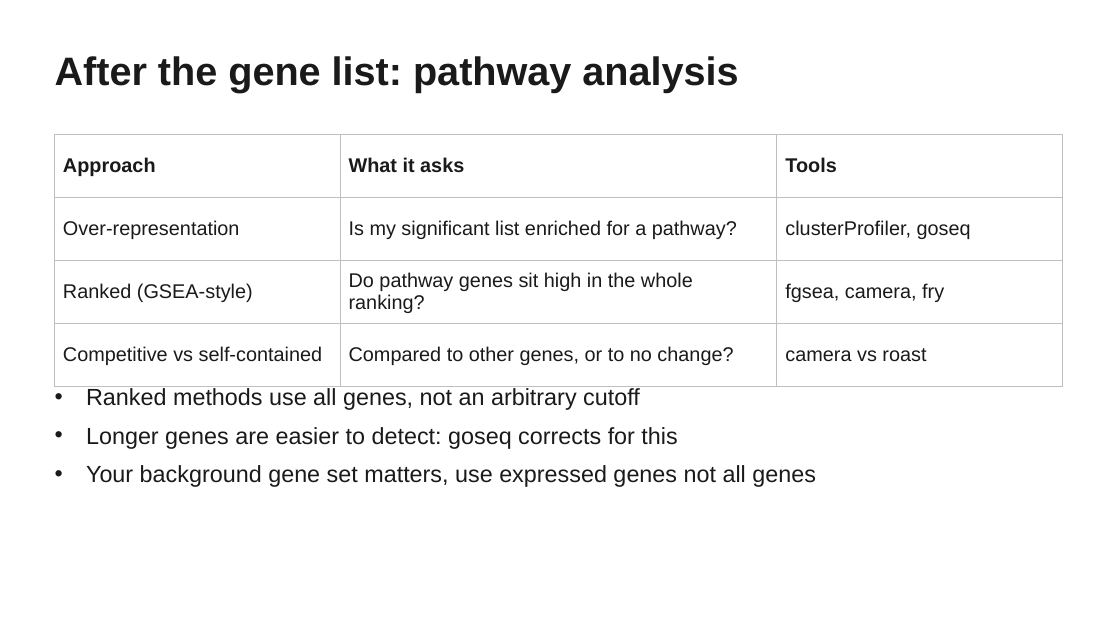
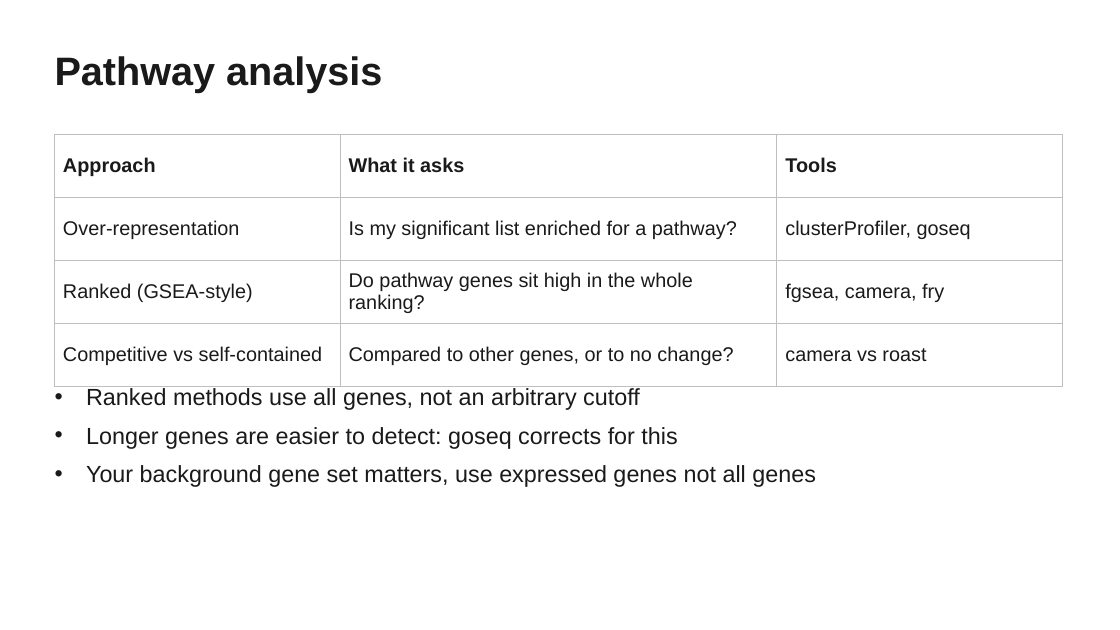
Before and after one commit to savannahmwesigwa/bulk-rnaseq-course, a slide deck: slide 9 of slides/bulk_rnaseq_appendix.pptx. Drawn at 1120x630 pixels with LibreOffice and Linux fonts; fonts in the diff are those of the drawing. Boxes give left, top, right and bottom in pixels: in the first picture for what was removed or moved away, otherwise in the second. Text is boxed around its words. In the diff, an @@ line names an element or a change of style, - is before the commit and + after.

```diff
--- a/slides/bulk_rnaseq_appendix.pptx
+++ b/slides/bulk_rnaseq_appendix.pptx
@@ text at [55, 56, 382, 92]: text changed @@
-After the gene list: pathway analysis
+Pathway analysis
```
Also in this commit, not shown: 3 other files.
